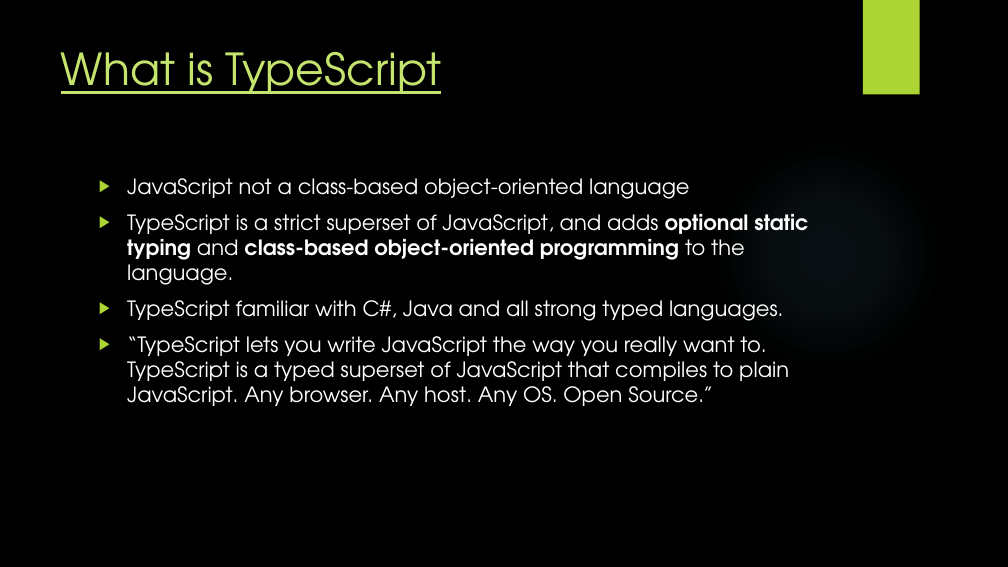
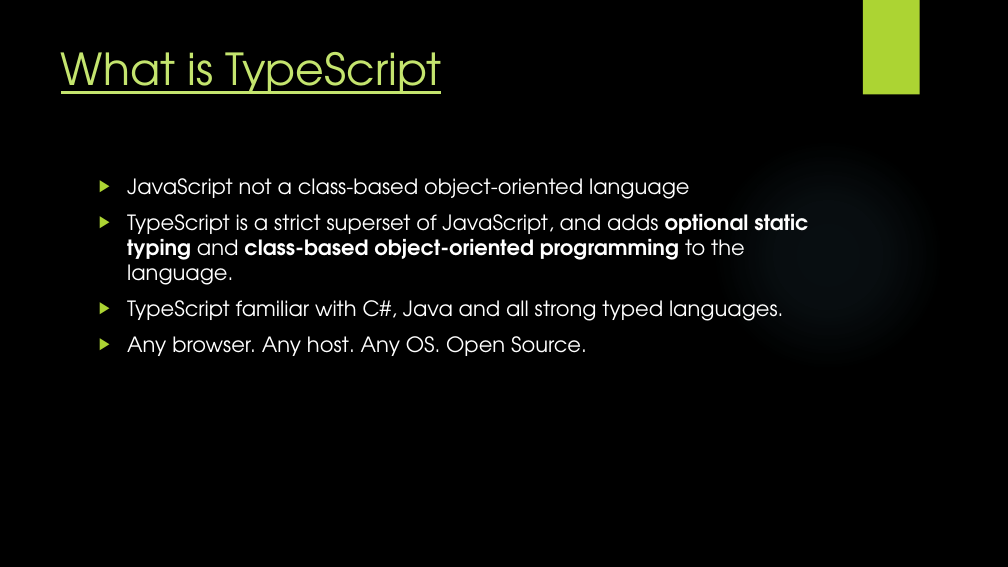
Before and after one commit to IvanPetkovPetkov/TypeScript-Template, a slide deck: slide 2 of TypeScriptFundamentals.pptx. Drawn at 1008x567 pixels with LibreOffice and Linux fonts; fonts in the diff are those of the drawing; background and template pictures are left out. Boxes give left, top, right and bottom in pixels: in the first picture for what was removed or moved away, otherwise in the second. Text is boxed around its words. In the diff, an @@ line names an element or a change of style, - is before the commit and + after.

```diff
--- a/TypeScriptFundamentals.pptx
+++ b/TypeScriptFundamentals.pptx
@@ text at [127, 336, 587, 356]: text changed @@
-▶ “TypeScript lets you write JavaScript the way you really want to. TypeScript is a typed superset of JavaScript that compiles to plain JavaScript. Any browser. Any host. Any OS. Open Source.”
+▶ Any browser. Any host. Any OS. Open Source.
```
Also in this commit, not shown: 1 other slide changed, 36 other files.
